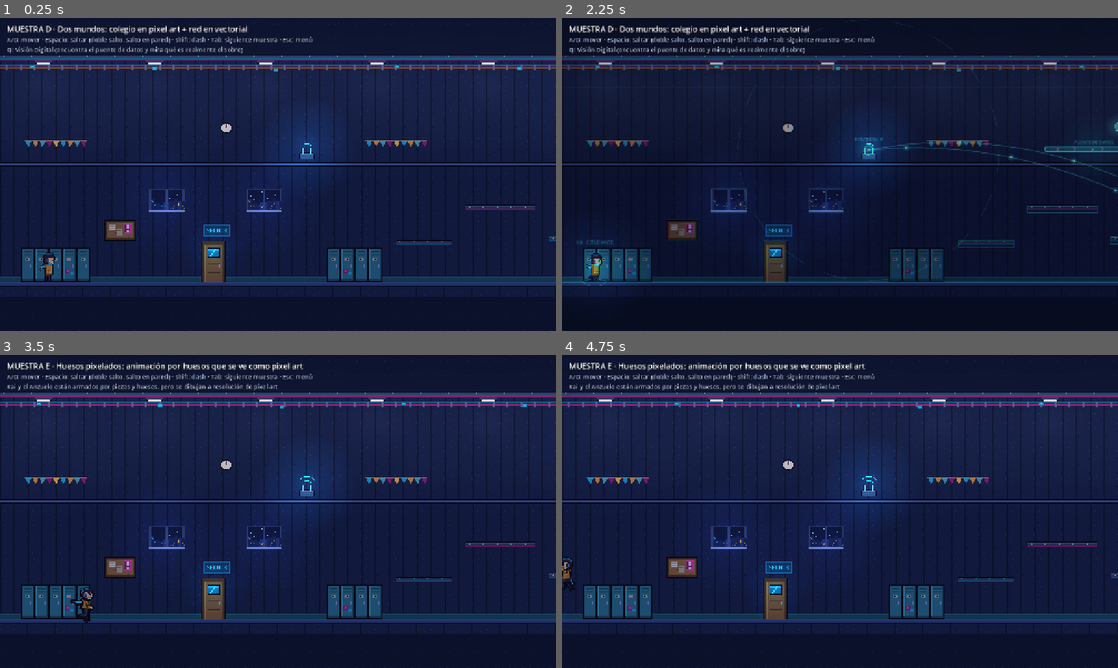
Above: before the commit, frames 1-4 (two rows, left to right).
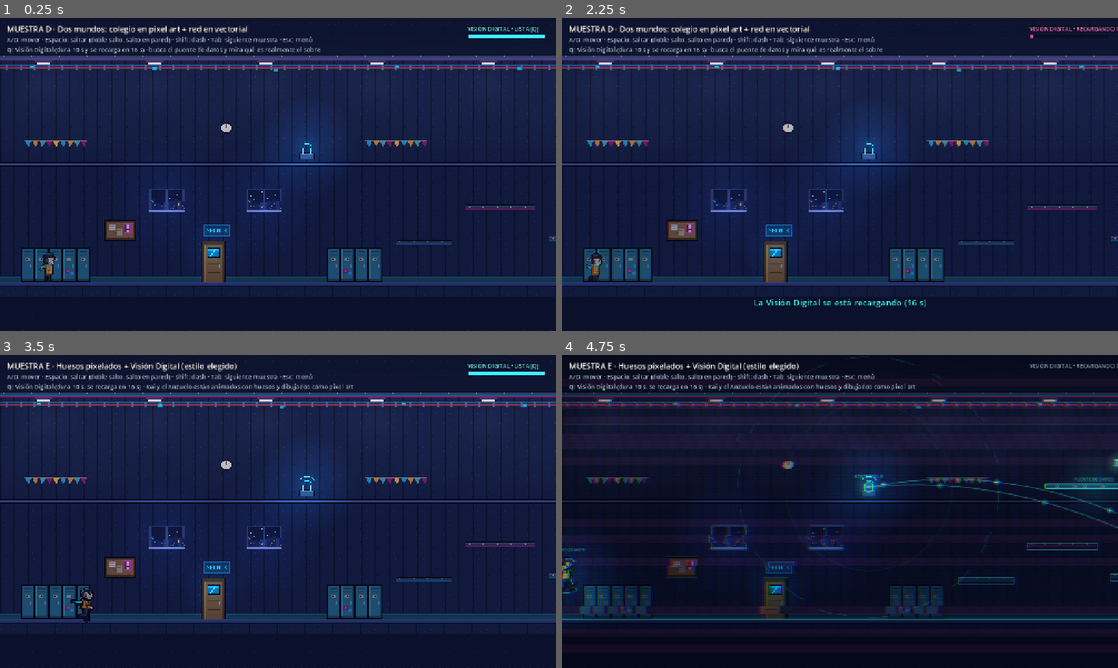
Above: after the commit, the same moments.

Repository: codingraphcr/schoolgame
Game: Godot game, scene res://prototypes/estilos/dos_mundos/muestra_dos_mundos.tscn
Same seed, same stepped clock (60 frames per second), same inputs: the game is played once before the commit and once after it. This scene is started directly instead of the project's main scene.
Inputs:
- Up to frame 1 (0.25 s): no input
- Up to frame 2 (2.25 s): tap Enter at 0.5 s; hold D (move_right) 0.53-1.28 s; hold Q (vision) 0.53-1.28 s; tap Space (jump) at 0.77, 1.52 s; hold A (move_left) 1.28-2.03 s; tap Shift (dash) at 1.35 s; tap Q (vision) at 1.55 s; hold D (move_right) from 2.03 s (still down); hold Q (vision) from 2.03 s (still down)
- Up to frame 3 (3.5 s): keep holding D (move_right); release Q (vision) at 2.78 s; tap Tab at 2.85 s; tap Space (jump) at 3.02 s; tap Q (vision) at 3.05 s
- Up to frame 4 (4.75 s): release D (move_right) at 3.53 s; hold Q (vision) 3.53-4.28 s; hold A (move_left) from 3.53 s (still down); tap Space (jump) at 3.77, 4.52 s; tap Shift (dash) at 4.35 s; tap Q (vision) at 4.55 s

The runs differ from the first frame. In frame 1, 0.7% of the frame differs, in the area x 10-98%, y 2-12%; in frame 2, 7.7%; in frame 3, 1.3%; in frame 4, 40%, in the area x 0-100%, y 0-100%.

Commit message:
Muestra E: huesos pixelados + Visión Digital con duración y recarga
- La muestra E (estilo elegido) hereda de la D: Kai y el Anzuelo con
  huesos pixelados y además la Visión Digital.
- Visión Digital: dura 10 s y se recarga en 16 s desde que se apaga.
  Parpadea los últimos 2 s, se puede apagar antes y avisa si se intenta
  usar mientras recarga. Indicador LISTA / ACTIVA / RECARGANDO arriba
  a la derecha.

Co-Authored-By: Claude Opus 5.5 <noreply@anthropic.com>

Diff:
--- a/prototypes/estilos/dos_mundos/muestra_dos_mundos.gd
+++ b/prototypes/estilos/dos_mundos/muestra_dos_mundos.gd
@@ -8,6 +8,13 @@
 
 const GLITCH_SHADER := preload("res://prototypes/estilos/mixta/glitch_cercania.gdshader")
 const TRANSITION_TIME := 0.45
+## Segundos que dura la Visión Digital.
+const VISION_DURATION := 10.0
+## Segundos de recarga, contados desde que la Visión Digital se apaga.
+const VISION_COOLDOWN := 16.0
+## Últimos segundos en los que la capa digital parpadea para avisar que se acaba.
+const VISION_WARNING := 2.0
+const METER_WIDTH := 180.0
 const PHYSICAL_AMBIENT := Color(0.62, 0.66, 0.85)
 const DIGITAL_AMBIENT := Color(0.13, 0.16, 0.3)
 const DATA_BRIDGE := Rect2(556, 148, 112, 6)
@@ -33,12 +40,17 @@
 var _fragment_taken := false
 var _toast: Label
 var _toast_time := 0.0
+var _vision_left := 0.0
+var _cooldown_left := 0.0
+var _denied_flash := 0.0
+var _meter_fill: ColorRect
+var _meter_label: Label
 
 
 func _init() -> void:
 	super()
 	sample_title = "MUESTRA D · Dos mundos: colegio en pixel art + red en vectorial"
-	sample_hint = "Q: Visión Digital (encuentra el puente de datos y mira qué es realmente el sobre)"
+	sample_hint = "Q: Visión Digital (dura 10 s y se recarga en 16 s) · busca el puente de datos y mira qué es realmente el sobre"
 	other_sample = "res://prototypes/estilos/huesos_pixelados/muestra_huesos_pixelados.tscn"
 
 
@@ -62,6 +74,7 @@
 	_build_bridge()
 	_build_transition_effect()
 	_build_toast()
+	_build_vision_meter()
 
 
 func _spawn_player() -> void:
@@ -72,14 +85,45 @@
 func _unhandled_input(event: InputEvent) -> void:
 	if event.is_action_pressed(&"vision"):
 		get_viewport().set_input_as_handled()
-		_set_digital(not _digital)
+		_toggle_vision()
+
+
+## Q enciende la Visión Digital si está lista, o la apaga antes de tiempo si está activa.
+func _toggle_vision() -> void:
+	if _digital:
+		_end_vision()
+	elif _cooldown_left > 0.0:
+		_denied_flash = 0.35
+		_show_toast("La Visión Digital se está recargando (%d s)" % ceili(_cooldown_left))
+	else:
+		_vision_left = VISION_DURATION
+		_set_digital(true)
+
+
+func _end_vision() -> void:
+	_vision_left = 0.0
+	_cooldown_left = VISION_COOLDOWN
+	_set_digital(false)
 
 
 func _process(delta: float) -> void:
 	super(delta)
+	if _digital:
+		_vision_left -= delta
+		if _vision_left <= 0.0:
+			_end_vision()
+	elif _cooldown_left > 0.0:
+		_cooldown_left = maxf(_cooldown_left - delta, 0.0)
+	_denied_flash = maxf(_denied_flash - delta, 0.0)
+	_update_vision_meter()
+
 	if _ambient:
 		_ambient.color = PHYSICAL_AMBIENT.lerp(DIGITAL_AMBIENT, _blend)
-	_digital_root.modulate.a = _blend
+	# Aviso: en los últimos segundos la capa digital parpadea.
+	var warning := 1.0
+	if _digital and _vision_left < VISION_WARNING:
+		warning = 0.55 + 0.45 * absf(cos(_vision_left * 9.0))
+	_digital_root.modulate.a = _blend * warning
 	_player_light.energy = _blend * 1.3
 	if _digital and not _fragment_taken and player.global_position.distance_to(FRAGMENT_POSITION + Vector2(0, 14)) < 18.0:
 		_fragment_taken = true
@@ -141,6 +185,54 @@
 func _show_toast(text: String) -> void:
 	_toast.text = text
 	_toast_time = 3.0
+
+
+## Indicador de la Visión Digital (arriba a la derecha): carga restante o recarga.
+func _build_vision_meter() -> void:
+	var layer := CanvasLayer.new()
+	layer.layer = 6
+	add_child(layer)
+	var box := Control.new()
+	box.position = Vector2(1280 - METER_WIDTH - 24, 16)
+	layer.add_child(box)
+	_meter_label = Label.new()
+	var settings := LabelSettings.new()
+	settings.font_size = 13
+	settings.outline_size = 5
+	settings.outline_color = Color(0.02, 0.03, 0.08)
+	_meter_label.label_settings = settings
+	box.add_child(_meter_label)
+	var back := ColorRect.new()
+	back.color = Color(0.03, 0.05, 0.12, 0.9)
+	back.position = Vector2(0, 22)
+	back.size = Vector2(METER_WIDTH, 8)
+	box.add_child(back)
+	_meter_fill = ColorRect.new()
+	_meter_fill.position = Vector2(1, 23)
+	_meter_fill.size = Vector2(METER_WIDTH - 2, 6)
+	box.add_child(_meter_fill)
+
+
+func _update_vision_meter() -> void:
+	var ratio: float
+	var color: Color
+	if _digital:
+		ratio = clampf(_vision_left / VISION_DURATION, 0.0, 1.0)
+		color = CYAN
+		_meter_label.text = "VISIÓN DIGITAL · ACTIVA %d s" % ceili(_vision_left)
+	elif _cooldown_left > 0.0:
+		ratio = 1.0 - _cooldown_left / VISION_COOLDOWN
+		color = Color(0.35, 0.42, 0.6)
+		_meter_label.text = "VISIÓN DIGITAL · RECARGANDO %d s" % ceili(_cooldown_left)
+	else:
+		ratio = 1.0
+		color = CYAN
+		_meter_label.text = "VISIÓN DIGITAL · LISTA [Q]"
+	if _denied_flash > 0.0:
+		color = MAG
+	_meter_fill.color = color
+	_meter_fill.size.x = (METER_WIDTH - 2) * ratio
+	_meter_label.label_settings.font_color = color.lerp(Color.WHITE, 0.3)
 
 
 # =====================================================================
--- a/prototypes/estilos/huesos_pixelados/muestra_huesos_pixelados.gd
+++ b/prototypes/estilos/huesos_pixelados/muestra_huesos_pixelados.gd
@@ -1,8 +1,9 @@
-extends "res://prototypes/estilos/pixel/muestra_pixel.gd"
-## Muestra E: huesos pixelados.
+extends "res://prototypes/estilos/dos_mundos/muestra_dos_mundos.gd"
+## Muestra E: huesos pixelados + Visión Digital (estilo elegido para el juego).
 ## Kai y el Anzuelo se animan por huesos, igual que en la muestra B (animación fluida,
 ## pocas piezas dibujadas), pero se dibujan a la resolución del pixel art con PixelatedRig.
-## El escenario es el mismo pixel art de la muestra A.
+## El escenario es pixel art (muestra A) y la Visión Digital revela la red en vectorial
+## (muestra D): dura 10 s y se recarga en 16 s.
 
 const VectorKai := preload("res://prototypes/estilos/vectorial/vector_kai.gd")
 const VectorLure := preload("res://prototypes/estilos/vectorial/vector_lure.gd")
@@ -10,8 +11,8 @@
 
 func _init() -> void:
 	super()
-	sample_title = "MUESTRA E · Huesos pixelados: animación por huesos que se ve como pixel art"
-	sample_hint = "Kai y el Anzuelo están armados por piezas y huesos, pero se dibujan a resolución de pixel art"
+	sample_title = "MUESTRA E · Huesos pixelados + Visión Digital (estilo elegido)"
+	sample_hint = "Q: Visión Digital (dura 10 s, se recarga en 16 s) · Kai y el Anzuelo están animados con huesos y dibujados como pixel art"
 	other_sample = "res://prototypes/estilos/personajes_vectoriales/muestra_personajes_vectoriales.tscn"
 
 
